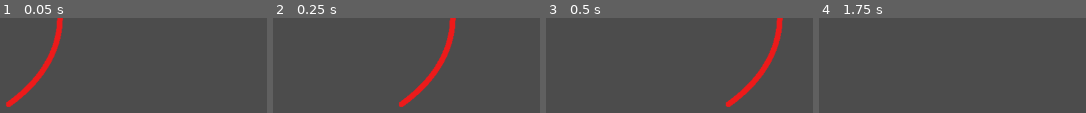
Above: before the commit, frames 1-4 (left to right).
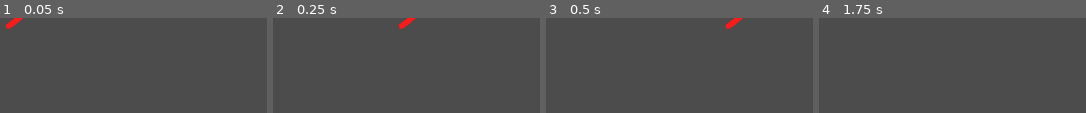
Above: after the commit, the same moments.

Repository: Anatolij-Grigorjev/MopedRebelGO
Game: Godot game, scene res://obstacles/citizens/anger_pulse.tscn
The game is run twice, just before and just after one commit, with the same random seed, the same clock (stepped at 60 frames per second) and the same inputs. This scene is started directly instead of the project's main scene.
Inputs:
- Up to frame 1 (0.05 s): no input
- Up to frame 2 (0.25 s): no input
- Up to frame 3 (0.5 s): no input
- Up to frame 4 (1.75 s): hold W (swerve_up) 0.53-1.28 s; tap P (say_diss) at 0.6, 1.35 s; hold S (swerve_down) from 1.28 s (still down)

The runs differ from the first frame. In frame 1, 3.1% of the frame differs, in the area x 2-24%, y 0-94%; in frame 2, 3.1%; in frame 3, 3.1%; in frame 4, nothing differs.

Commit message:
set anger pulse for citizen, pulse raises SC multiplier

Diff:
--- a/game/obstacles/citizens/anger_pulse.gd
+++ b/game/obstacles/citizens/anger_pulse.gd
@@ -7,21 +7,25 @@
 
 export(float) var pulse_travel_distance : float = 400.0
 export(float) var pulse_ttl : float = 1.5
+export(float) var pulse_sc_mult_add : float = 0.05
 
 
 onready var tween: Tween = $Tween
 onready var sprite: Sprite = $Sprite
-onready var collider : CollisionShape2D = $Area2D/CollisionShape2D
+onready var collider : CollisionShape2D = $Sprite/Area2D/CollisionShape2D
+onready var intensity_light: Light2D = $Sprite/Light2D
 
 
 var _dissapear_time : float = 0.5
 
 # Called when the node enters the scene tree for the first time.
 func _ready():
+	#energy level at 0.25 for increment of 0.05
+	intensity_light.energy = pulse_sc_mult_add * 5
 	#carry pulse forward
 	tween.interpolate_property(
 		self, 'position',
-		null, position + Vector2(pulse_travel_distance, 0),
+		null, position + Vector2(pulse_travel_distance * scale.x, 0),
 		pulse_ttl,
 		Tween.TRANS_EXPO, Tween.EASE_OUT
 	)
@@ -38,3 +42,7 @@
 	tween.start()
 	yield(tween, "tween_all_completed")
 	queue_free()
+
+
+func set_sc_mult_add(multiplier_add: float) -> void:
+	pulse_sc_mult_add = multiplier_add
--- a/game/obstacles/citizens/anger_pulse.tscn
+++ b/game/obstacles/citizens/anger_pulse.tscn
@@ -10,17 +10,24 @@
 script = ExtResource( 1 )
 
 [node name="Sprite" type="Sprite" parent="."]
+position = Vector2( 0, -125 )
 texture = ExtResource( 2 )
 
-[node name="Area2D" type="Area2D" parent="."]
-position = Vector2( -5.79617, 124.203 )
+[node name="Area2D" type="Area2D" parent="Sprite" groups=[
+"anger_pulse",
+]]
+editor/display_folded = true
+position = Vector2( 0, 125 )
 collision_layer = 8
 collision_mask = 8
 
-[node name="CollisionShape2D" type="CollisionShape2D" parent="Area2D"]
+[node name="CollisionShape2D" type="CollisionShape2D" parent="Sprite/Area2D"]
 shape = SubResource( 1 )
 __meta__ = {
 "_edit_lock_": true
 }
 
+[node name="Light2D" type="Light2D" parent="Sprite"]
+texture = ExtResource( 2 )
+
 [node name="Tween" type="Tween" parent="."]
--- a/game/obstacles/citizens/citizen.gd
+++ b/game/obstacles/citizens/citizen.gd
@@ -4,8 +4,11 @@
 Controller for road blocking citizen. Stops moped rebel just like roadblocks but also
 gets knocked over and responds to disses beng thrown around
 """
-export(float) var sc_multiplier : float = 1.4
+var AngerPulse: Resource = preload("res://obstacles/citizens/anger_pulse.tscn")
+
+
 export(int) var disses_required: int = 2
+export(float) var diss_mult_add_pulse: float = 0.3
 
 
 onready var animator: AnimationPlayer = $AnimationPlayer
@@ -34,9 +37,21 @@
 	_update_diss_progress()
 	if (_disses_heard >= disses_required):
 		animator.play("be_dissed")
-		G.sc_multiplier *= sc_multiplier
+
 
 
 func _update_diss_progress() -> void:
 	dissed_progress.value = _disses_heard
 	dissed_progress.visible = _disses_heard > 0 and _disses_heard < disses_required
+
+
+func _build_anger_pulse_direction(direction: int) -> void:
+	var anger_pulse_node = AngerPulse.instance()
+	anger_pulse_node.scale = Vector2(direction, 1)
+	anger_pulse_node.set_sc_mult_add(diss_mult_add_pulse)
+	add_child(anger_pulse_node)
+
+
+func _build_anger_pulses() -> void:
+	_build_anger_pulse_direction(C.DIRECTION.LEFT)
+	_build_anger_pulse_direction(C.DIRECTION.RIGHT)
--- a/game/obstacles/citizens/white_worker.tscn
+++ b/game/obstacles/citizens/white_worker.tscn
@@ -6,7 +6,7 @@
 [sub_resource type="RectangleShape2D" id=1]
 extents = Vector2( 60, 35 )
 
-[sub_resource type="Animation" id=4]
+[sub_resource type="Animation" id=2]
 resource_name = "be_dissed"
 length = 2.0
 loop = true
@@ -46,9 +46,25 @@
 "update": 0,
 "values": [ Vector2( 0, -120 ), Vector2( 0, -150 ), Vector2( 0, -120 ), Vector2( 0, -150 ), Vector2( 0, -120 ) ]
 }
+tracks/3/type = "method"
+tracks/3/path = NodePath(".")
+tracks/3/interp = 1
+tracks/3/loop_wrap = true
+tracks/3/imported = false
+tracks/3/enabled = true
+tracks/3/keys = {
+"times": PoolRealArray( 0.5, 1.5 ),
+"transitions": PoolRealArray( 1, 1 ),
+"values": [ {
+"args": [  ],
+"method": "_build_anger_pulses"
+}, {
+"args": [  ],
+"method": "_build_anger_pulses"
+} ]
+}
 
-[sub_resource type="Animation" id=2]
-resource_name = "hit_by_moped"
+[sub_resource type="Animation" id=3]
 tracks/0/type = "value"
 tracks/0/path = NodePath("Sprite:rotation_degrees")
 tracks/0/interp = 1
@@ -128,15 +144,15 @@
 shape = SubResource( 1 )
 
 [node name="AnimationPlayer" type="AnimationPlayer" parent="."]
-anims/be_dissed = SubResource( 4 )
-anims/hit_by_moped = SubResource( 2 )
+anims/be_dissed = SubResource( 2 )
+anims/hit_by_moped = SubResource( 3 )
 
 [node name="Hearing" type="Area2D" parent="."]
 collision_layer = 4
 collision_mask = 4
 
 [node name="CollisionShape2D" type="CollisionShape2D" parent="Hearing"]
-shape = SubResource( 3 )
+shape = SubResource( 4 )
 
 [node name="ProgressBar" type="ProgressBar" parent="."]
 margin_left = -100.0
--- a/game/rebel/moped_rebel.gd
+++ b/game/rebel/moped_rebel.gd
@@ -160,3 +160,11 @@
 	var new_diss_word := DissWord.instance() as Node2D
 	#TODO: custom random diss phrase logic
 	return new_diss_word
+
+
+func _on_AngerDetector_area_entered(area: Area2D) -> void:
+	if (area.is_in_group(C.GROUP_ANGER_PULSE)):
+		var anger_pulse_node: AngerPulse = area.get_owner() as AngerPulse
+		G.sc_multiplier += anger_pulse_node.pulse_sc_mult_add
+		animator.play("consume_anger")
+		anger_pulse_node.queue_free()
--- a/game/rebel/moped_rebel.tscn
+++ b/game/rebel/moped_rebel.tscn
@@ -18,6 +18,21 @@
 
 [sub_resource type="RectangleShape2D" id=2]
 extents = Vector2( 250, 30 )
+
+[sub_resource type="Animation" id=9]
+resource_name = "consume_anger"
+tracks/0/type = "value"
+tracks/0/path = NodePath("AnimatedSprite:modulate")
+tracks/0/interp = 1
+tracks/0/loop_wrap = true
+tracks/0/imported = false
+tracks/0/enabled = true
+tracks/0/keys = {
+"times": PoolRealArray( 0, 0.3, 1 ),
+"transitions": PoolRealArray( 1, 1, 1 ),
+"update": 0,
+"values": [ Color( 1, 1, 1, 1 ), Color( 0.937255, 0.478431, 0.478431, 1 ), Color( 1, 1, 1, 1 ) ]
+}
 
 [sub_resource type="Animation" id=3]
 resource_name = "crash_obstacle"
@@ -169,7 +184,6 @@
 gravity = Vector3( -98, -150, 0 )
 initial_velocity = -100.0
 initial_velocity_random = 0.2
-angular_velocity = 0.0
 orbit_velocity = 0.0
 orbit_velocity_random = 0.0
 scale = 5.0
@@ -177,6 +191,9 @@
 color = Color( 1, 1, 0.196078, 1 )
 hue_variation = 0.5
 
+[sub_resource type="RectangleShape2D" id=8]
+extents = Vector2( 250, 30 )
+
 [node name="MopedRebel" type="KinematicBody2D"]
 scale = Vector2( 0.36, 0.36 )
 script = ExtResource( 1 )
@@ -187,7 +204,7 @@
 editor/display_folded = true
 position = Vector2( 0, -210 )
 frames = SubResource( 1 )
-frame = 2
+frame = 3
 playing = true
 
 [node name="PackagesBundle" parent="AnimatedSprite" instance=ExtResource( 6 )]
@@ -207,6 +224,7 @@
 drag_margin_bottom = 1.0
 
 [node name="AnimationPlayer" type="AnimationPlayer" parent="."]
+anims/consume_anger = SubResource( 9 )
 anims/crash_obstacle = SubResource( 3 )
 anims/swerve_down = SubResource( 4 )
 anims/swerve_up = SubResource( 5 )
@@ -217,7 +235,6 @@
 
 [node name="DissPosition" type="Position2D" parent="."]
 position = Vector2( 24.4433, -368.776 )
-scale = Vector2( 1, 1 )
 
 [node name="ObstacleDetect" type="Area2D" parent="." groups=[
 "moped_rebel",
@@ -237,3 +254,11 @@
 emitting = false
 amount = 100
 process_material = SubResource( 7 )
+
+[node name="AngerDetector" type="Area2D" parent="."]
+collision_layer = 8
+collision_mask = 8
+
+[node name="CollisionShape2D" type="CollisionShape2D" parent="AngerDetector"]
+shape = SubResource( 8 )
+[connection signal="area_entered" from="AngerDetector" to="." method="_on_AngerDetector_area_entered"]
--- a/game/stages/test/test_stage.tscn
+++ b/game/stages/test/test_stage.tscn
@@ -69,7 +69,6 @@
 scale = Vector2( 0.5, 0.5 )
 
 [node name="Citizens" type="Node2D" parent="."]
-editor/display_folded = true
 
 [node name="WhiteWorker" parent="Citizens" instance=ExtResource( 7 )]
 position = Vector2( 596.142, -69.6646 )
--- a/game/utils/static_constants.gd
+++ b/game/utils/static_constants.gd
@@ -35,6 +35,10 @@
 """
 const GROUP_DISS_WORD : String = "diss_word"
 """
+Group for anger pulse areas that are in the middle of node hierarchy
+"""
+const GROUP_ANGER_PULSE : String = "anger_pulse"
+"""
 Types of obstacles present on the road
 (the kinds HUD makes warnings about)
 """
@@ -42,13 +46,20 @@
 	ROADBLOCK,
 	CITIZEN
 }
+"""
+Directions within a single X dimension
+"""
+enum DIRECTION {
+	LEFT = -1,
+	RIGHT = 1
+}
 
 """
 *****************************
 *		MOPED REBEL			*
 *****************************
 """
-const MR_CRUISE_SPEED : float = 334.56
+const MR_CRUISE_SPEED : float = 250.56
 const MR_SWERVE_DURATION_SEC : float = 0.2
 const MR_OBSTACLE_PUSHBACK_DURATION_SEC : float = 0.3
 const MR_OBSTACLE_PUSHBACK_AMOUNT : float = 700.7
Not shown: 1 places in game/obstacles/citizens/white_worker.tscn that only renumber resources
Not shown: 1 places in game/rebel/moped_rebel.tscn that only renumber resources
